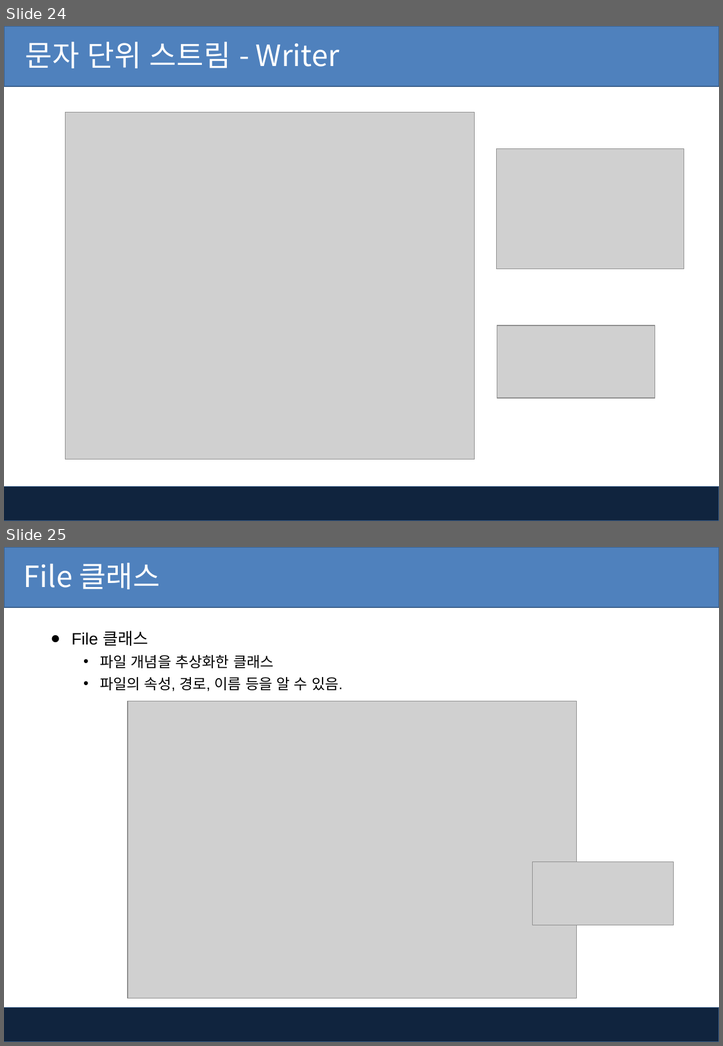
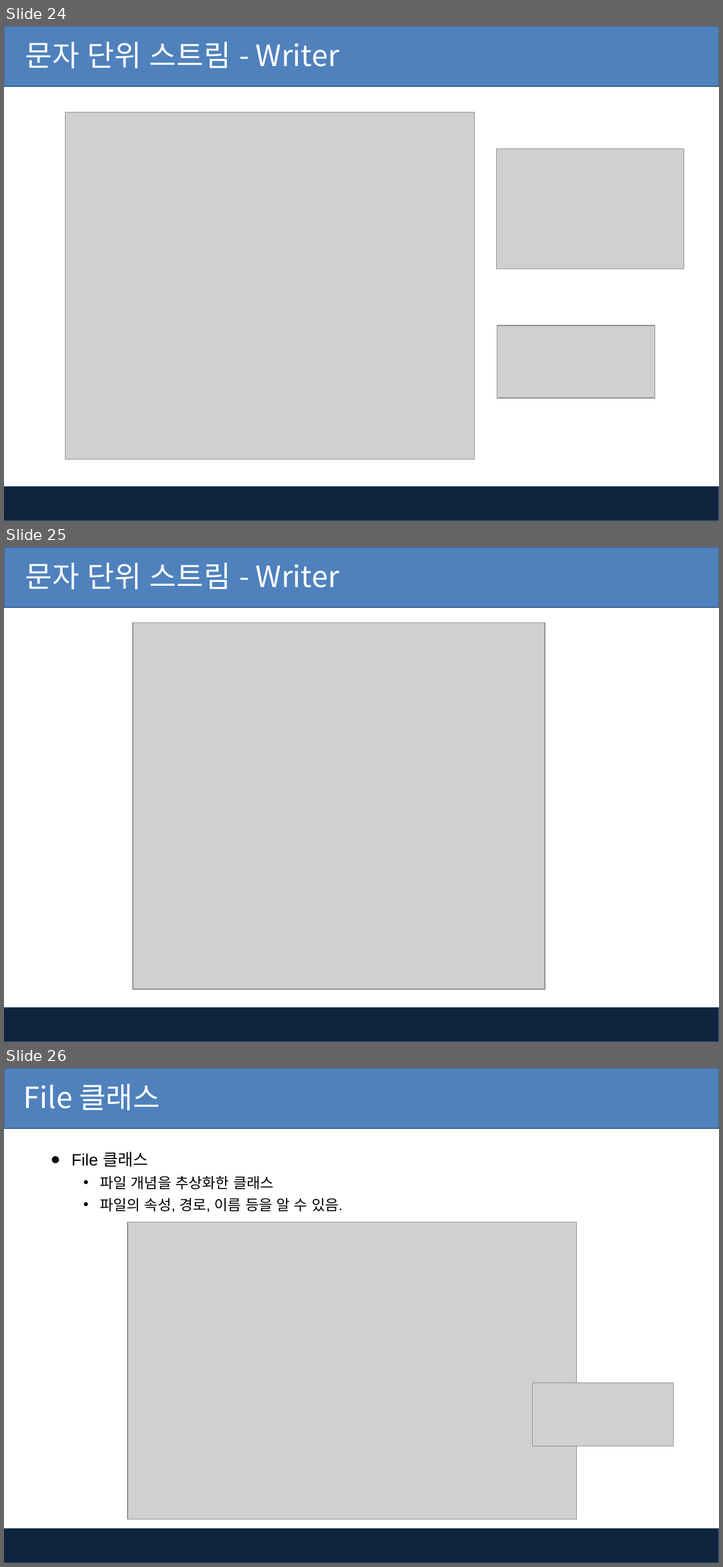
Before and after one commit to pshho/ngreen_project, a slide deck: javaWorks/자료/java_ppt/13장-자바 입출력.pptx. Shown one above the other, each under a label of ours: slides 24 and 25 before the commit, slides 24, 25 and 26 after it. The pictures are 723x1046 and 723x1567 pixels, drawn with LibreOffice and Linux fonts; fonts in the diff are those of the drawing; grey boxes stand for pictures; background and template pictures are left out. Boxes give left, top, right and bottom in pixels: in the first picture for what was removed or moved away, otherwise in the second. Text is boxed around its words. In the diff, an @@ line names an element or a change of style, - is before the commit and + after.

```diff
--- a/javaWorks/자료/java_ppt/13장-자바 입출력.pptx
+++ b/javaWorks/자료/java_ppt/13장-자바 입출력.pptx
@@ slide 25 added at (4,547,719,1042), background #FFFFFF; not listed: 2 template elements that a slide beside it also shows @@
@@ text added at (25,563,339,589), 32 pt, text #FFFFFF @@
+문자 단위 스트림 - Writer
@@ picture added at (133,623,545,989) @@
@@ what was slide 25 is now slide 26 @@
```
Also in this commit, not shown: 3 slides changed, 2 other slides added, 39 other files.
